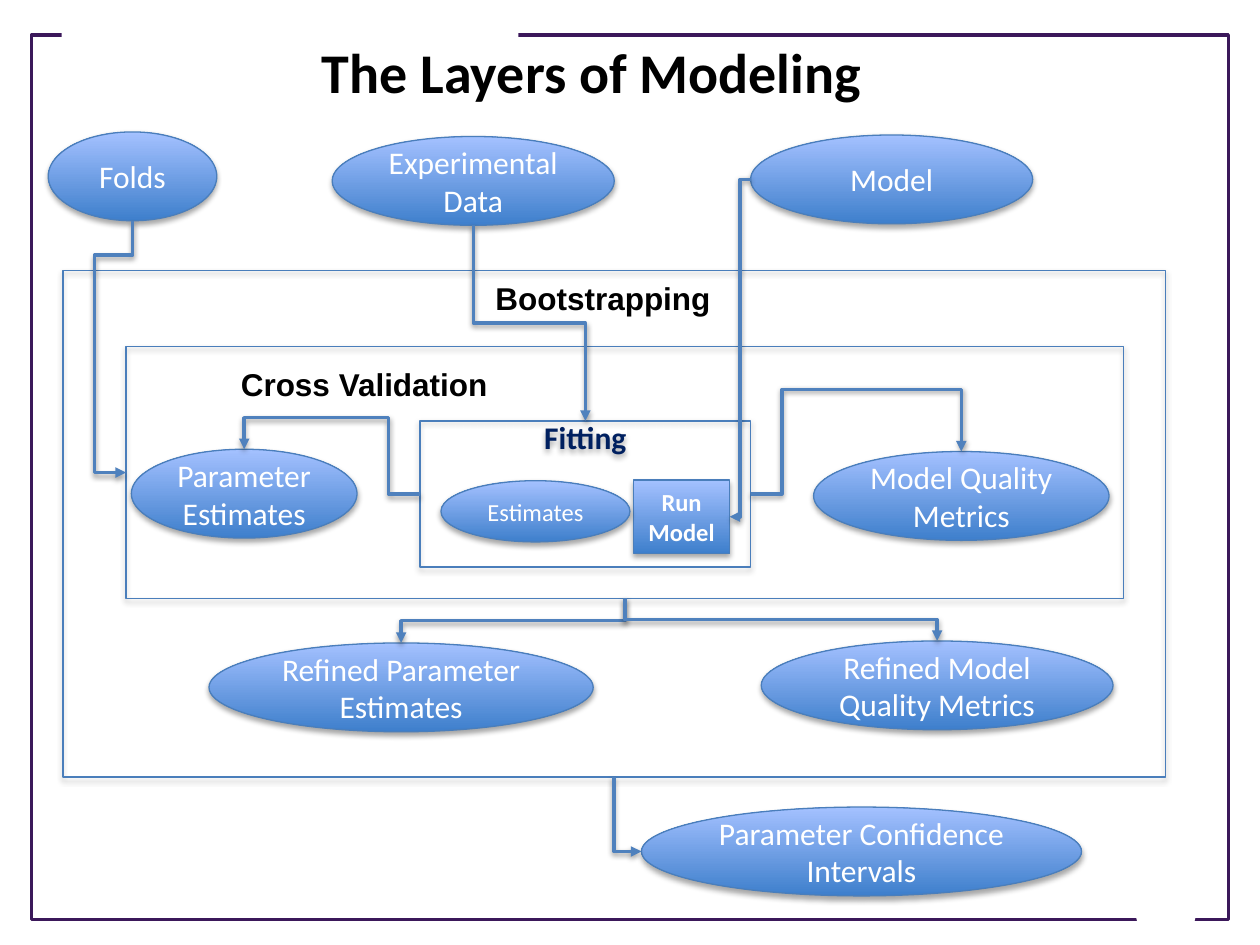
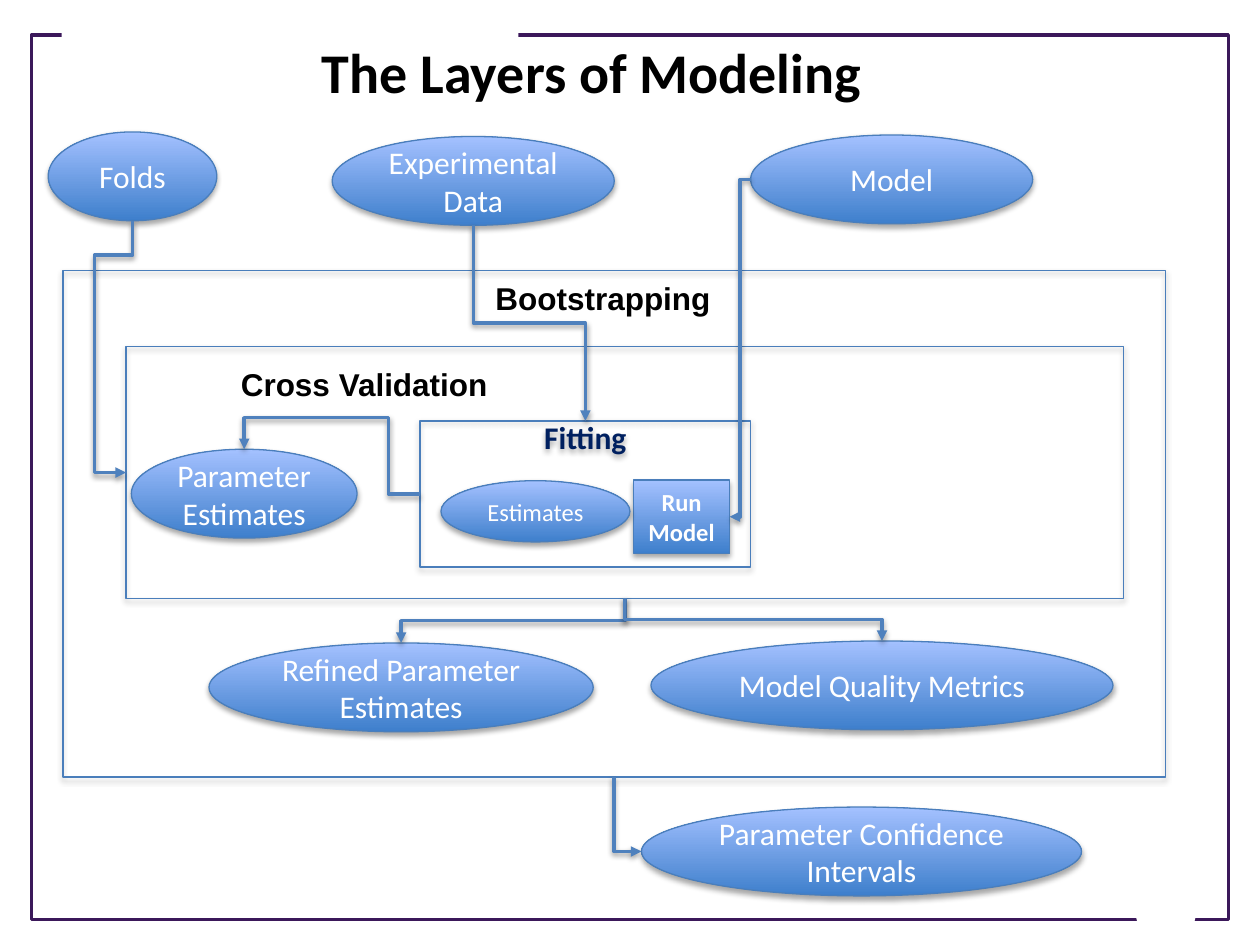
Before and after one commit to ModelEngineering/advancing-biomedical-models, a slide deck: slide 6 of lectures/lecture_10/Lecture_10_Cross_Validation_and_Software_Engineering.pptx (slide 3 before the commit). Drawn at 1260x945 pixels with LibreOffice and Linux fonts; fonts in the diff are those of the drawing; background and template pictures are left out. Boxes give left, top, right and bottom in pixels: in the first picture for what was removed or moved away, otherwise in the second. Text is boxed around its words. In the diff, an @@ line names an element or a change of style, - is before the commit and + after.

```diff
--- a/lectures/lecture_10/Lecture_10_Cross_Validation_and_Software_Engineering.pptx
+++ b/lectures/lecture_10/Lecture_10_Cross_Validation_and_Software_Engineering.pptx
@@ elbow arrow removed from (751, 494) to (961, 451) @@
@@ ellipse removed at (814,451,1109,541) @@
-Model Quality Metrics
@@ elbow arrow moved from (625, 598) - (937, 641) to (625, 598) - (882, 641) @@
@@ ellipse "Model Quality Metrics": place and size @@
-ellipse "Model Quality Metrics" at (761,641,1113,731)
+ellipse "Model Quality Metrics" at (651,641,1114,731)
@@ text in ellipse at (739,675,1025,702): text changed @@
-Refined Model Quality Metrics
+Model Quality Metrics
```
Also in this commit, not shown: 4 other slides changed, 3 slides added, 1 slide removed.
